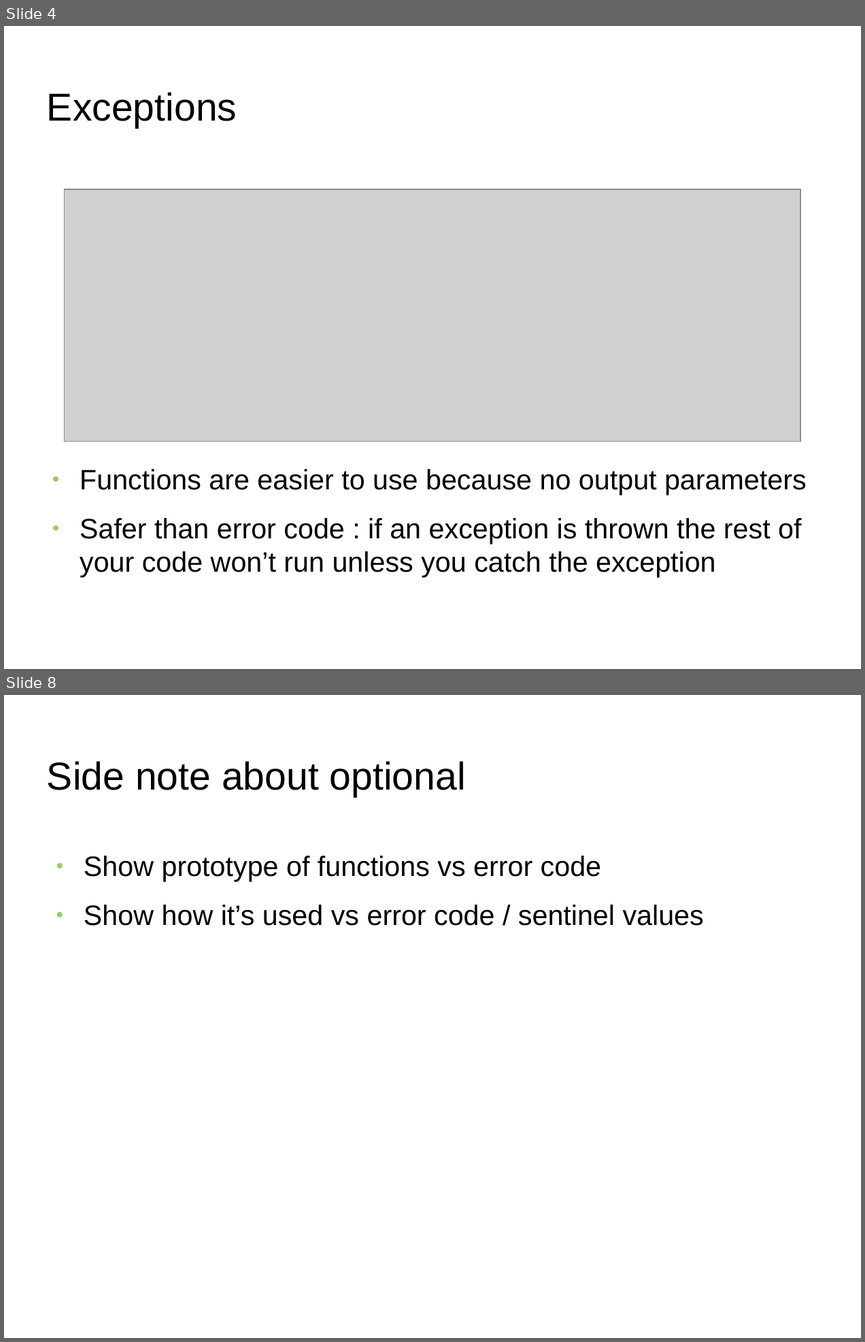
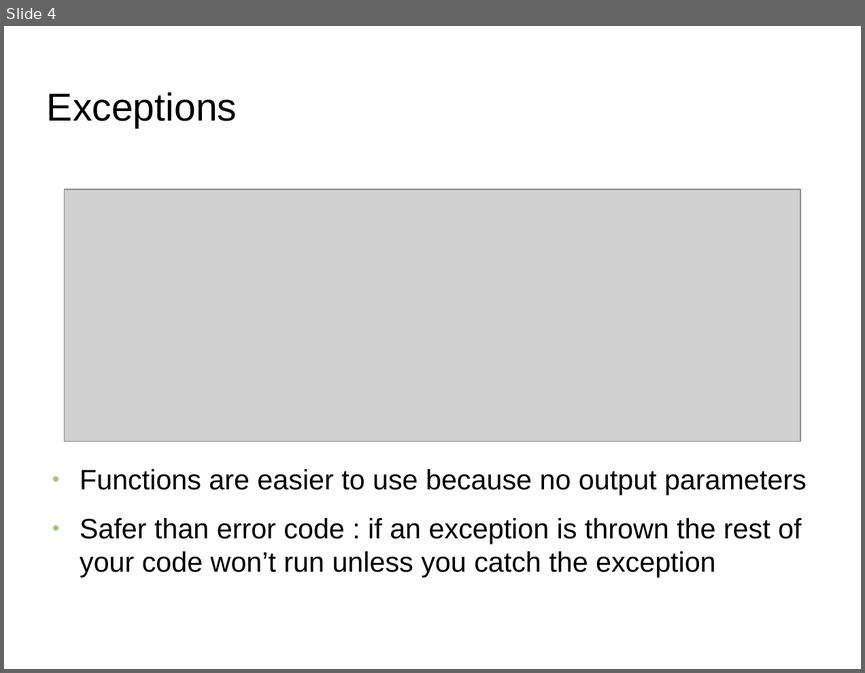
Before and after one commit to FranckRJ/CPP-trainings, a slide deck: expected-like-types/expected-like-types.odp. Shown one above the other, each under a label of ours: slides 4 and 8 before the commit, slide 4 after it; the slides between them are not shown. The pictures are 865x1342 and 865x673 pixels, drawn with LibreOffice and Linux fonts; fonts in the diff are those of the drawing; grey boxes stand for pictures; background and template pictures are left out. Boxes give left, top, right and bottom in pixels: in the first picture for what was removed or moved away, otherwise in the second. Text is boxed around its words. In the diff, an @@ line names an element or a change of style, - is before the commit and + after.

```diff
--- a/expected-like-types/expected-like-types.odp
+++ b/expected-like-types/expected-like-types.odp
@@ slide 8 removed at (4, 695, 861, 1338), background picture (left out) @@
@@ title removed at (47, 761, 466, 797) @@
-Side note about optional
@@ text removed at (84, 855, 704, 926) @@
-● Show prototype of functions vs error code
-● Show how it’s used vs error code / sentinel values
```
Also in this commit, not shown: 4 slides changed, 6 slides added, 1 other slide removed, 1 other file.
